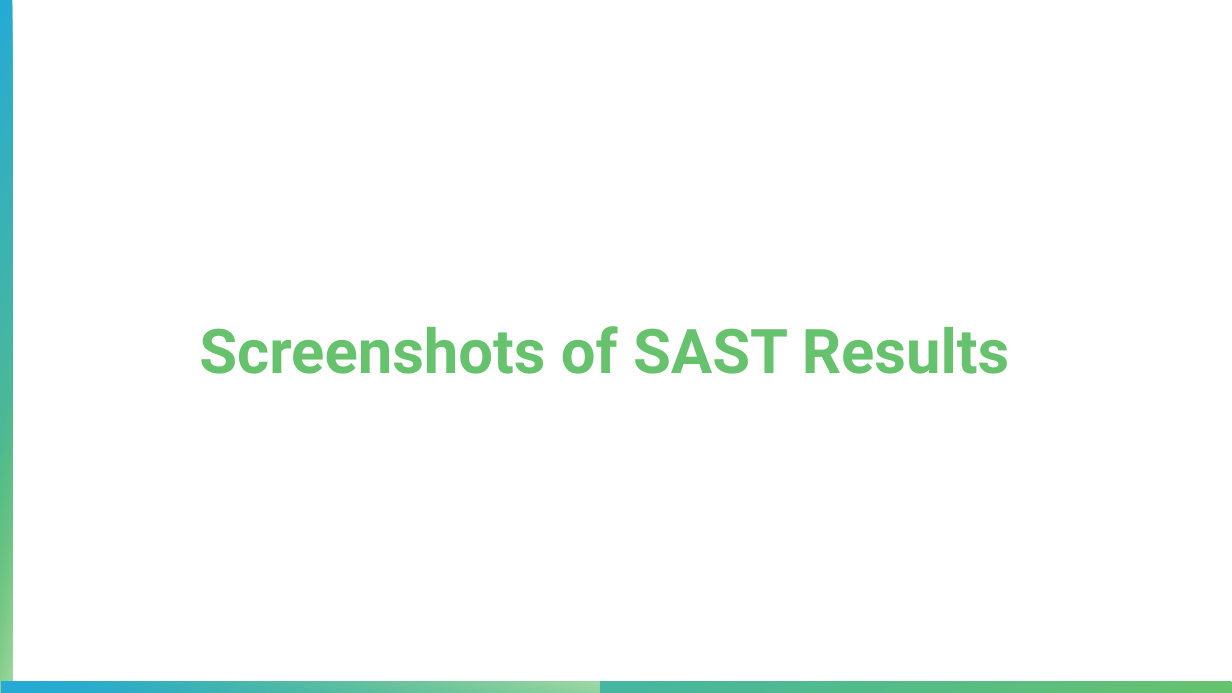
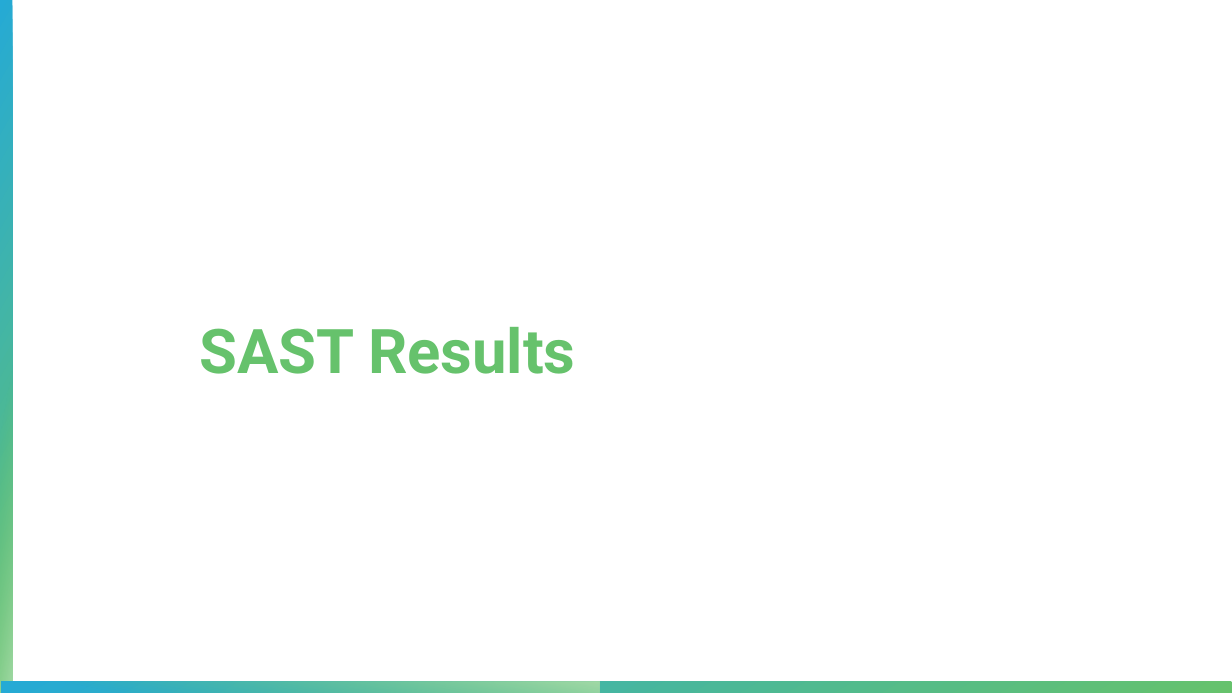
Before and after one commit to PaullyDK/DevSecOpsProjOne, a slide deck: slide 3 of Presentation/proj1.pptx. Drawn at 1232x693 pixels with LibreOffice and Linux fonts; fonts in the diff are those of the drawing. Boxes give left, top, right and bottom in pixels: in the first picture for what was removed or moved away, otherwise in the second. Text is boxed around its words. In the diff, an @@ line names an element or a change of style, - is before the commit and + after.

```diff
--- a/Presentation/proj1.pptx
+++ b/Presentation/proj1.pptx
@@ text at (199, 327, 575, 374): text changed @@
-Screenshots of SAST Results
+SAST Results
```
Also in this commit, not shown: 4 other slides changed, 3 slides removed.
